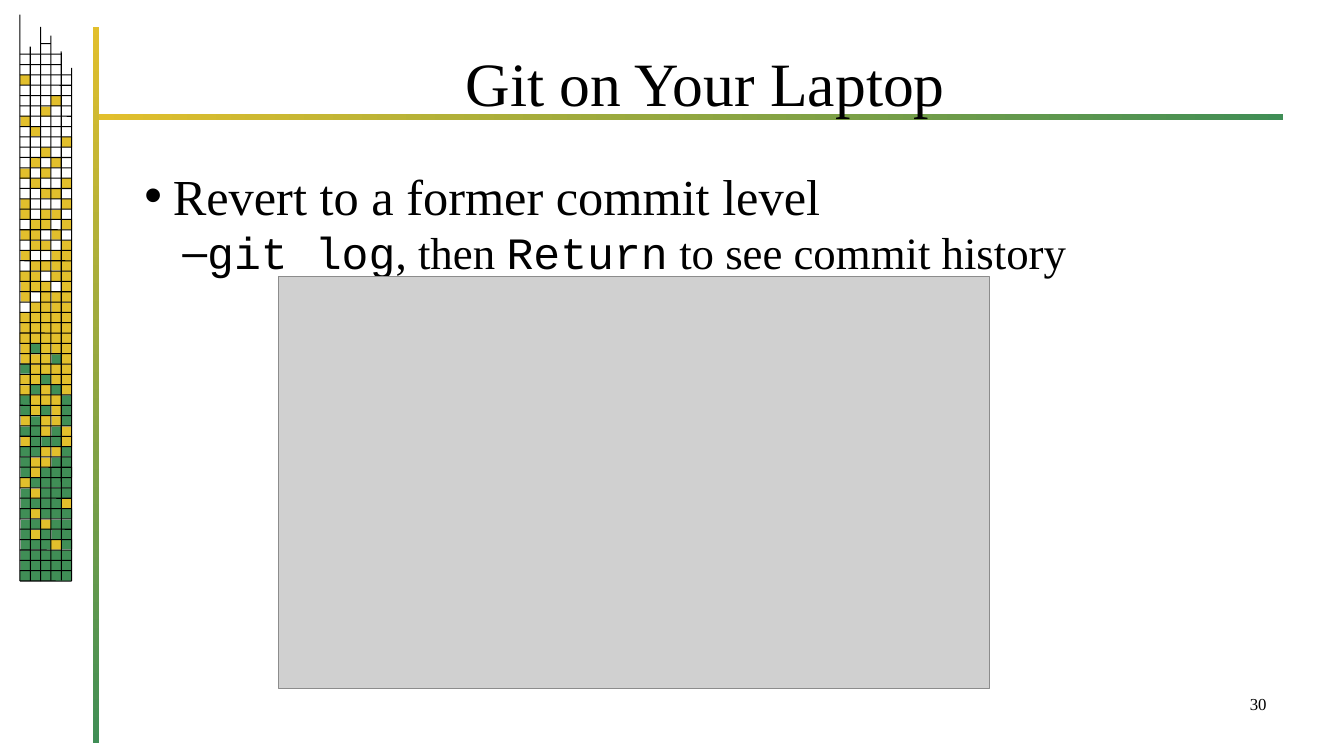
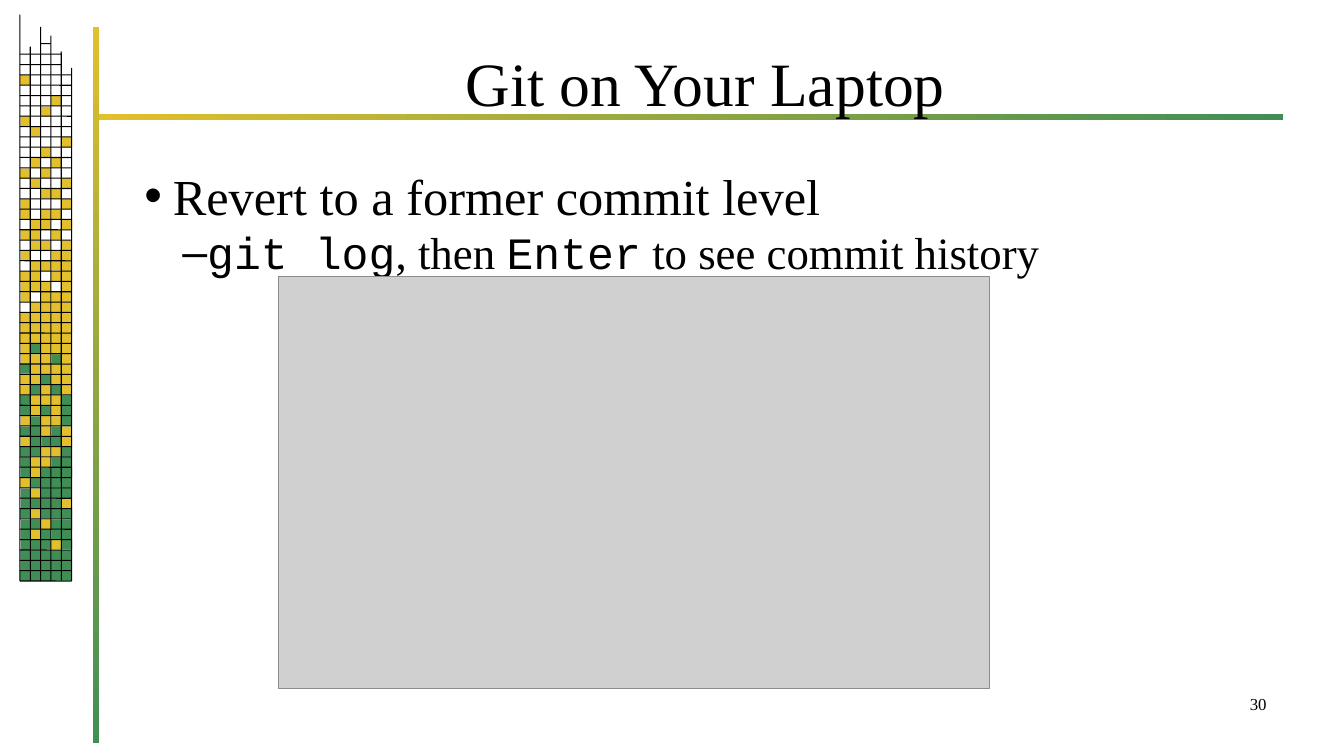
Before and after one commit to jrb28/git, a slide deck: slide 30 of 26bGit.pptx. Drawn at 1344x756 pixels with LibreOffice and Linux fonts; fonts in the diff are those of the drawing; grey boxes stand for pictures; background and template pictures are left out. Boxes give left, top, right and bottom in pixels: in the first picture for what was removed or moved away, otherwise in the second. Text is boxed around its words. In the diff, an @@ line names an element or a change of style, - is before the commit and + after.

```diff
--- a/26bGit.pptx
+++ b/26bGit.pptx
@@ text at [207, 238, 1039, 283]: text changed @@
-  – git log, then Return to see commit history
+  – git log, then Enter to see commit history
```
Also in this commit, not shown: 22 other slides changed, 1 other file.
